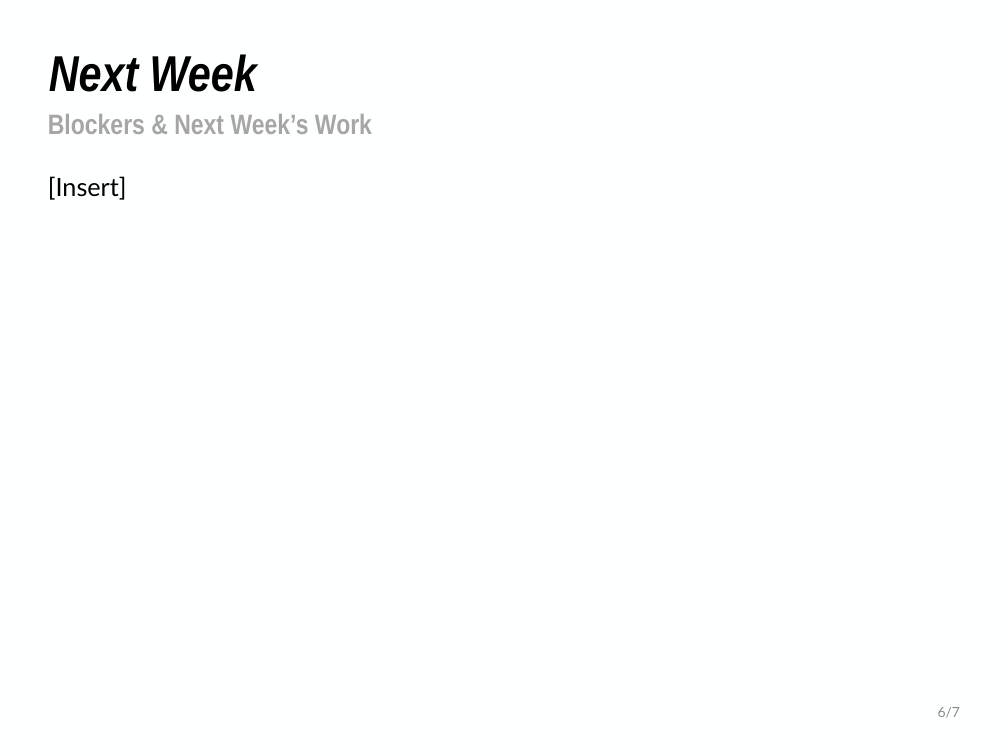
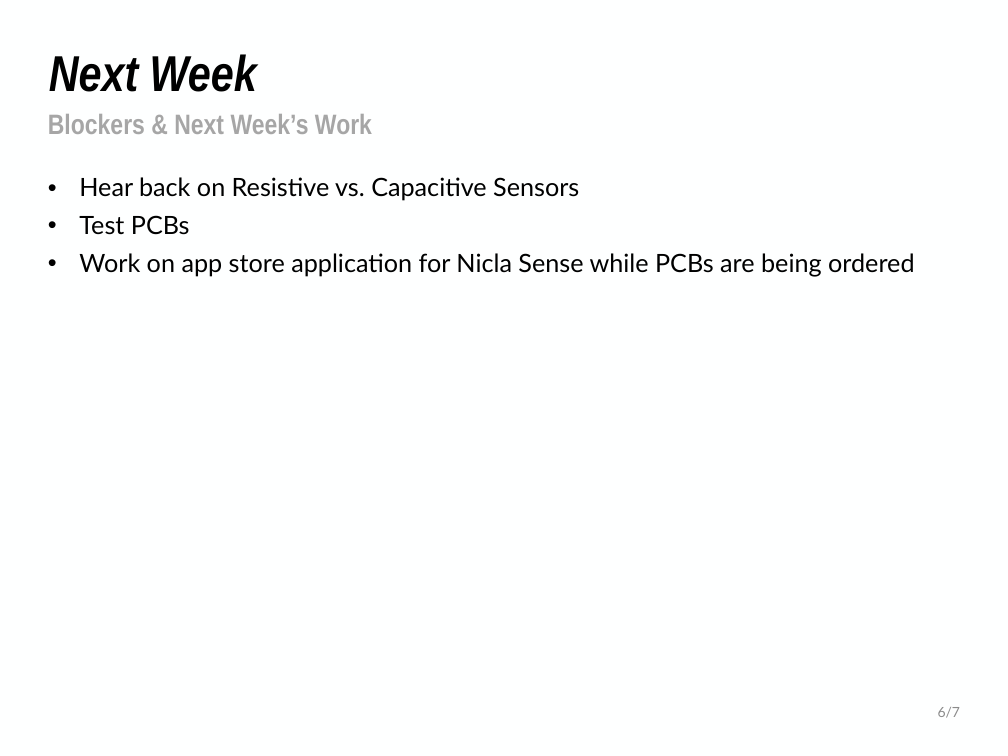
Before and after one commit to NHuang58/Biomedical_Device_PCB, a slide deck: slide 7 of Documentation/Slides/Week_9.pptx (slide 10 before the commit). Drawn at 1008x756 pixels with LibreOffice and Linux fonts; fonts in the diff are those of the drawing; background and template pictures are left out. Boxes give left, top, right and bottom in pixels: in the first picture for what was removed or moved away, otherwise in the second. Text is boxed around its words. In the diff, an @@ line names an element or a change of style, - is before the commit and + after.

Commit message:
Week 12 Changes

```diff
--- a/Documentation/Slides/Week_9.pptx
+++ b/Documentation/Slides/Week_9.pptx
@@ text at bbox=[79, 177, 914, 277]: text changed @@
-[Insert]
+• Hear back on Resistive vs. Capacitive Sensors
+• Test PCBs
+• Work on app store application for Nicla Sense while PCBs are being ordered
```
Also in this commit, not shown: 3 other slides changed, 3 slides added, 6 slides removed, 24 other files.
